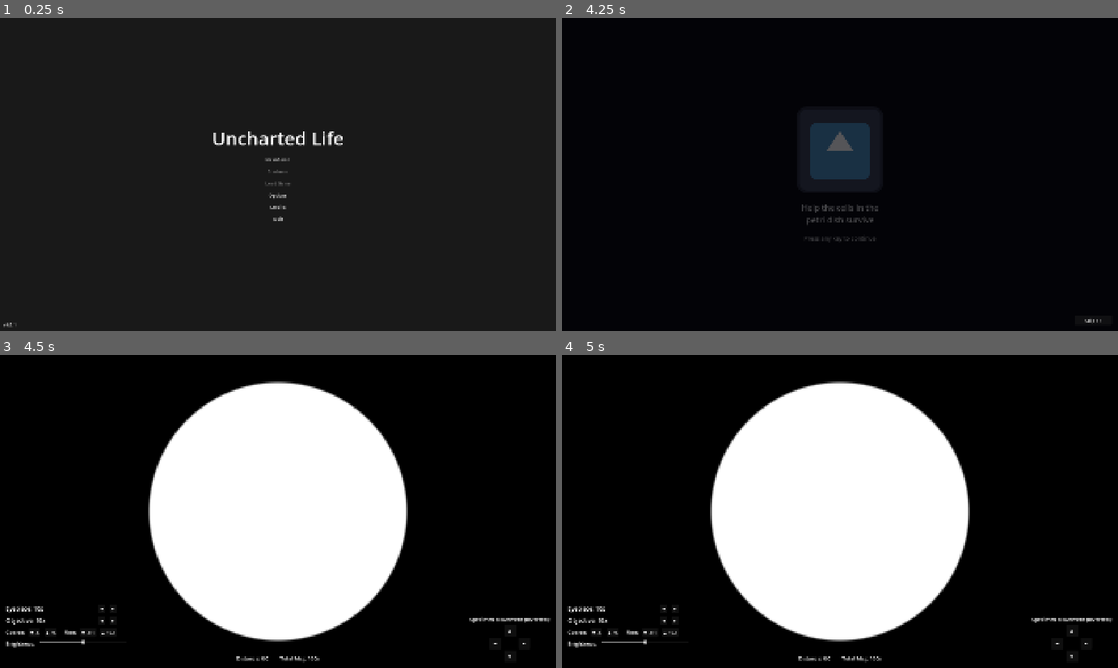
Above: before the commit, frames 1-4 (two rows, left to right).
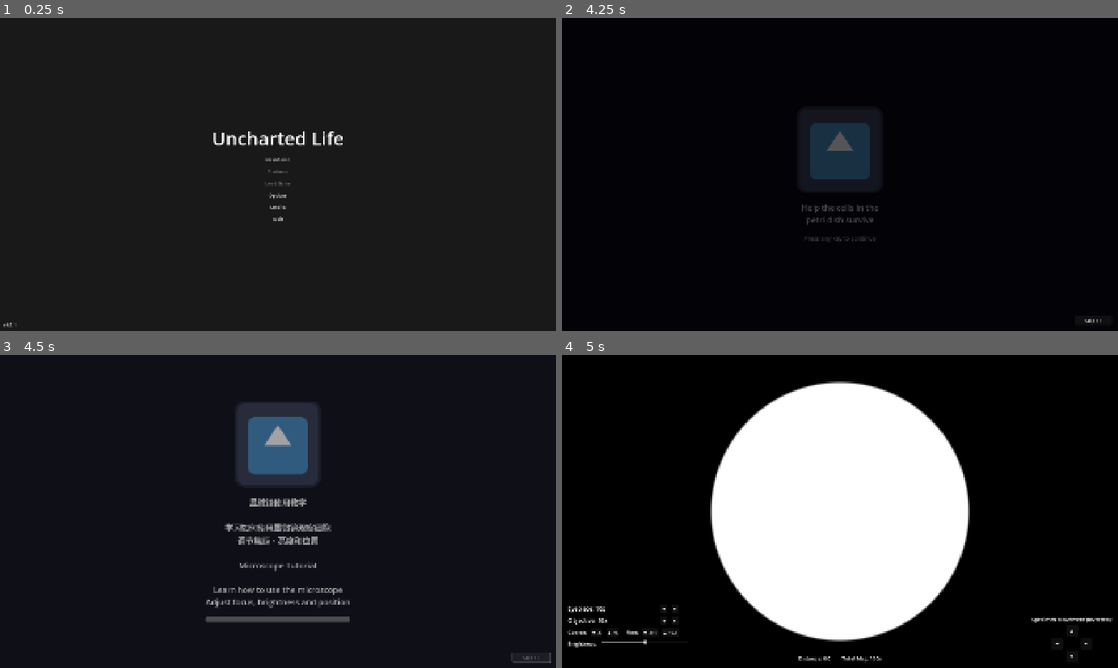
Above: after the commit, the same moments.

Repository: liup215/UnchartedLife
Game: Godot game, scene res://ui/main_menu/main_menu.tscn
The game is run twice, just before and just after one commit, with the same random seed, the same clock (stepped at 60 frames per second) and the same inputs. The engine's default icon, where the game draws it, is replaced by a stand-in: a white triangle on a blue panel in a dark square.
Inputs (mouse positions are in pixels of both pictures, inside the frame that each line leads up to):
- Up to frame 1 (0.25 s): no input
- Up to frame 2 (4.25 s): click "New Game" at 0.5 s; click (840, 115) at 1.27 s; type "12" at 1.35 s; click "Normal" at 2 s; click "Normal" at 2.75 s; click "Start Game" at 3.5 s
- Up to frame 3 (4.5 s): click "Skip >>" at 4.25 s
- Up to frame 4 (5 s): no input

Frames 1-2 are identical in both runs. In frame 3, 31% of the frame differs, in the area x 0-100%, y 8-99%; in frame 4, nothing differs.

Commit message:
feat: use loading screen with microscope introduction for opening to prologue transition
Co-authored-by: liup215 <20367844+liup215@users.noreply.github.com>

Diff:
--- a/scenes/story/opening/opening_animation.gd
+++ b/scenes/story/opening/opening_animation.gd
@@ -65,11 +65,16 @@
 		return
 	can_skip = false
 
-	# Add fade out effect before transition (optional)
-	# var tween = create_tween()
-	# tween.tween_property(self, "modulate:a", 0.0, 0.5)
-	# await tween.finished
+	# Transition to prologue using loading screen with microscope introduction
+	print("Opening animation complete, transitioning to prologue with loading screen...")
 
-	# Transition to prologue
-	print("Opening animation complete, transitioning to prologue...")
-	SceneManager.SwitchToScene("res://scenes/story/prologue/prologue_scene_01.tscn")
+	# Load the game icon for loading screen
+	var microscope_image: Texture2D = load("res://icon.svg")
+	var microscope_intro_text: String = "显微镜使用教学\n\n学习如何使用显微镜观察细胞\n调节焦距、亮度和位置\n\nMicroscope Tutorial\n\nLearn how to use the microscope\nAdjust focus, brightness and position"
+
+	# Use LoadingManager to load prologue scene with custom content
+	LoadingManager.load_scene_with_progress(
+		"res://scenes/story/prologue/prologue_scene_01.tscn",
+		microscope_image,
+		microscope_intro_text
+	)
